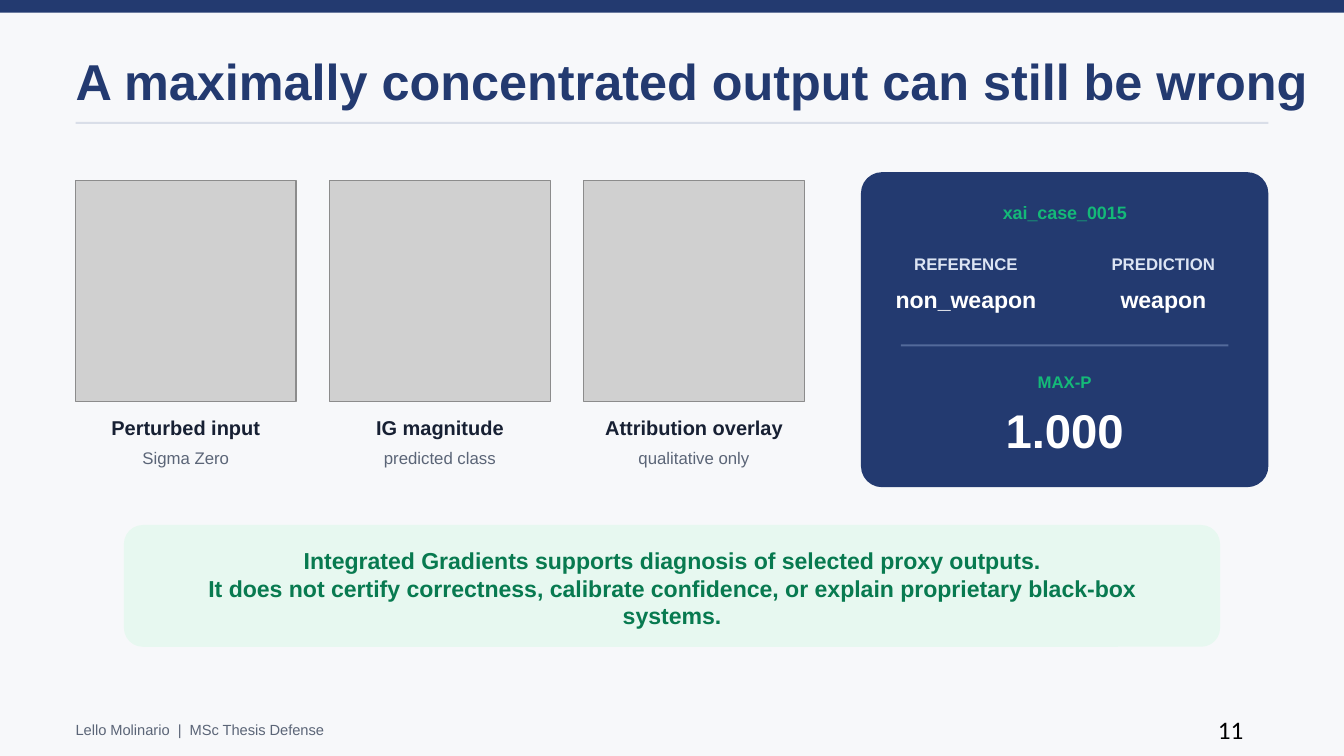
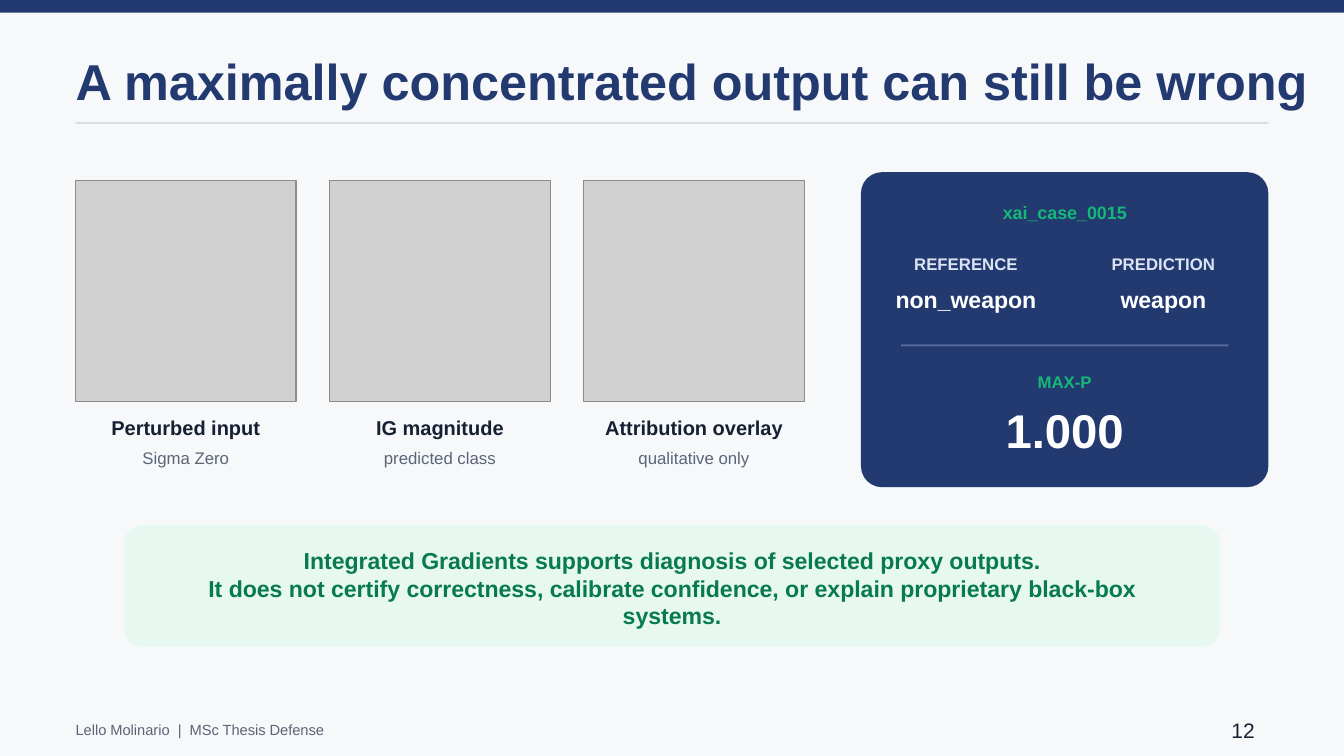
Before and after one commit to lmolinario/Molinario_Thesis_Defense_2026, a slide deck: slide 12 of Molinario_Thesis_Defense_2026_speaker_notes.pptx (slide 11 before the commit). Drawn at 1344x756 pixels with LibreOffice and Linux fonts; fonts in the diff are those of the drawing; grey boxes stand for pictures. Boxes give left, top, right and bottom in pixels: in the first picture for what was removed or moved away, otherwise in the second. Text is boxed around its words. In the diff, an @@ line names an element or a change of style, - is before the commit and + after.

```diff
--- a/Molinario_Thesis_Defense_2026_speaker_notes.pptx
+++ b/Molinario_Thesis_Defense_2026_speaker_notes.pptx
@@ text at (x1=1231, y1=723, x2=1254, y2=738): text changed; size 18 to 15 pt; font Calibri to Arial; text colour #000000 to #182235 @@
-11
+12
```
Also in this commit, not shown: 9 other slides changed, 1 slide added, 1 other file.
